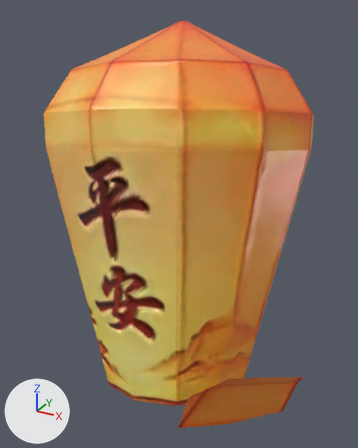
Renders of the glTF model models/sky-binhan.glb from each side of a commit.
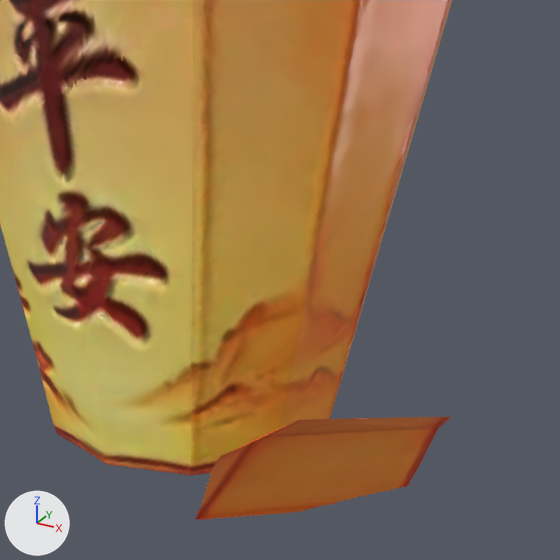
Each version is shown whole from a camera (50 mm lens) standing at (0.204, -0.397, 0.376) and looking at (-0.013, -0.003, 0.179), then close up on the part from 23% to 100% of the width and 38% to 100% of the height. Lighting does not change. The marker at lower left points along +X, +Y and +Z. The last two pictures show the newer version. Vertices at exactly the same position are counted once.

Names of what the first close-up shows: 'sky_src.glb'.
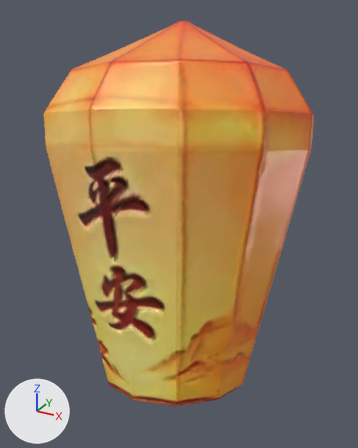
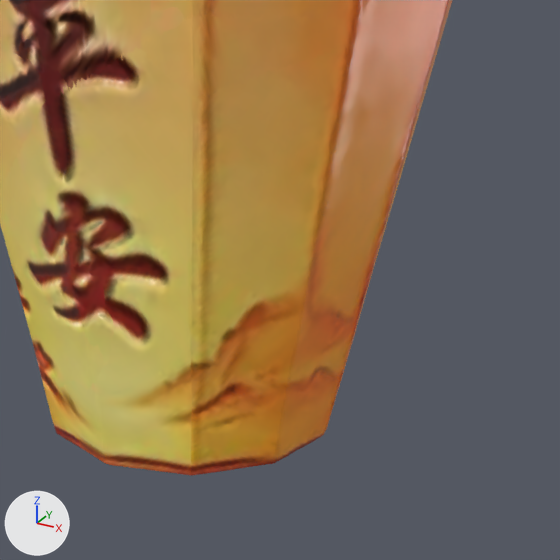
Changed parts and their boxes (x1, y1, x2, y2) in the close-ups (560 x 560 px; the box of a moved part takes in the faces that stretch with it):
'sky_src.glb', reshaped
    before: (0, 0, 452, 520)
    after: (0, 0, 452, 476)
part 1 of me_sky_src_glb, deleted (brown)
    before: (196, 417, 451, 520)
part 2 of me_sky_src_glb, moved or reshaped
    both: (0, 0, 451, 474)

Diff of the bpy script that builds the scene:
```diff
--- a/models/sky-binhan.glb.py
+++ b/models/sky-binhan.glb.py
@@ me_sky_src_glb @@
 # used by ob_sky_src_glb; location = (0.0, 0.0, 0.0)
-me_sky_src_glb.from_pydata(...)  # 21687 vertices, 43088 faces; spans x -0.166..0.146, y -0.171..0.171, z 0.0..0.364
+me_sky_src_glb.from_pydata(...)  # 21001 vertices, 41997 faces; spans x -0.166..0.098, y -0.1..0.171, z 0.0..0.364
+# me_sky_src_glb part 1: the loose piece of 1354 vertices spanning x 0.068..0.146, y -0.171..-0.093, z 0.078..0.157 is deleted
+# me_sky_src_glb part 2: 166 vertices moved within x -0.155..0.098, y -0.1..0.159, z 0.003..0.36; 1799 vertices removed from x -0.159..0.097, y -0.1..0.164, z 0.001..0.361; 2467 vertices added at x -0.165..0.098, y -0.1..0.166, z 0.001..0.363
 me_sky_src_glb.materials.append(mat_tripo_material_e48e133c_f2ae_45a0_b33b_43d977978e53)
```
